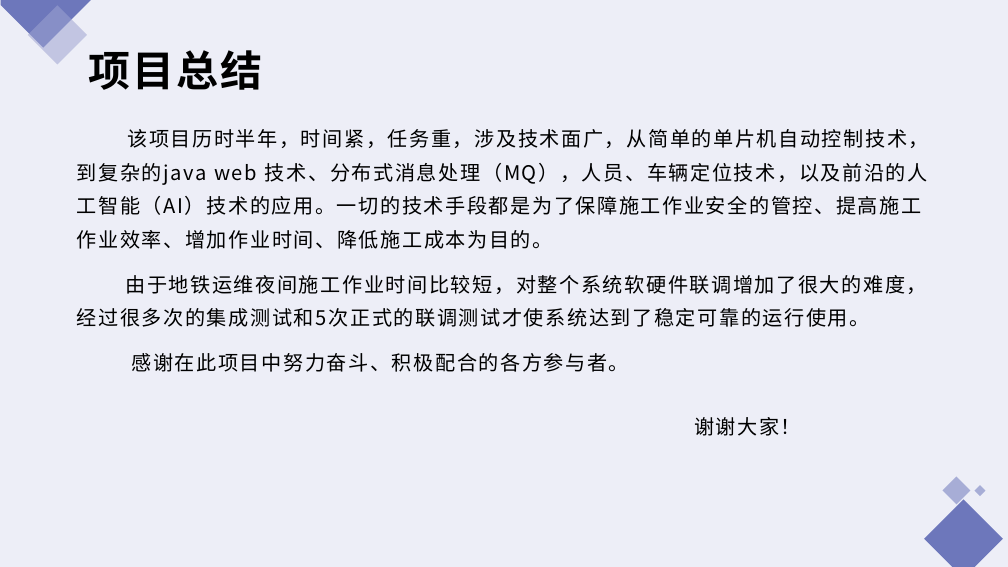
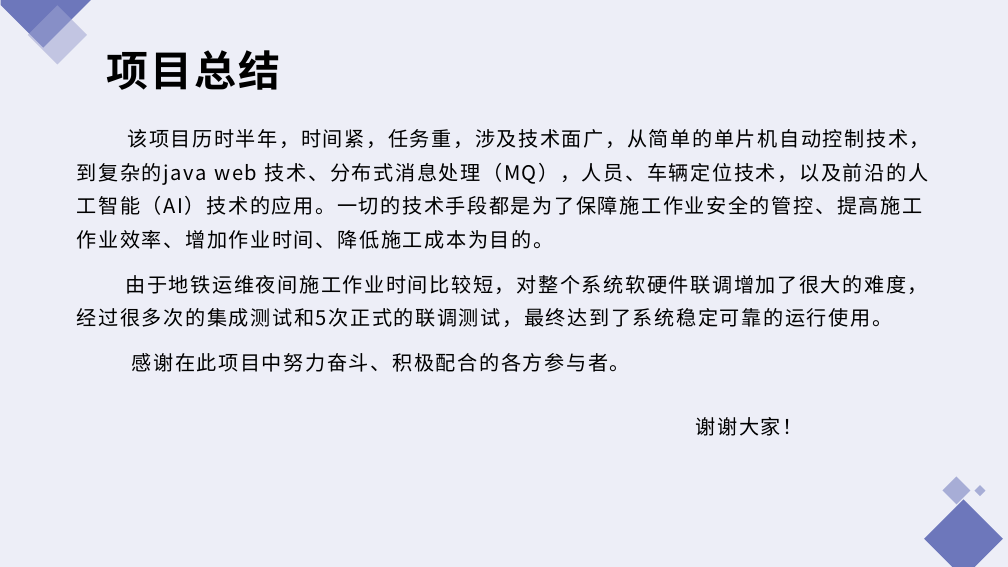
Before and after one commit to hanlibin1981/hlb, a slide deck: slide 11 of 深圳地铁智能施工管控项目总结报告.pptx. Drawn at 1008x567 pixels with LibreOffice and Linux fonts; fonts in the diff are those of the drawing. Boxes give left, top, right and bottom in pixels: in the first picture for what was removed or moved away, otherwise in the second. Text is boxed around its words. In the diff, an @@ line names an element or a change of style, - is before the commit and + after.

```diff
--- a/深圳地铁智能施工管控项目总结报告.pptx
+++ b/深圳地铁智能施工管控项目总结报告.pptx
@@ title "项目总结" moved from (x1=88, y1=50, x2=262, y2=90) to (x1=107, y1=50, x2=281, y2=90) @@
@@ text at (x1=77, y1=275, x2=928, y2=327): text changed @@
-由于地铁运维夜间施工作业时间比较短，对整个系统软硬件联调增加了很大的难度，经过很多次的集成测试和5次正式的联调测试才使系统达到了稳定可靠的运行使用。
+由于地铁运维夜间施工作业时间比较短，对整个系统软硬件联调增加了很大的难度，经过很多次的集成测试和5次正式的联调测试，最终达到了系统稳定可靠的运行使用。
```
Also in this commit, not shown: 2 other slides changed.
